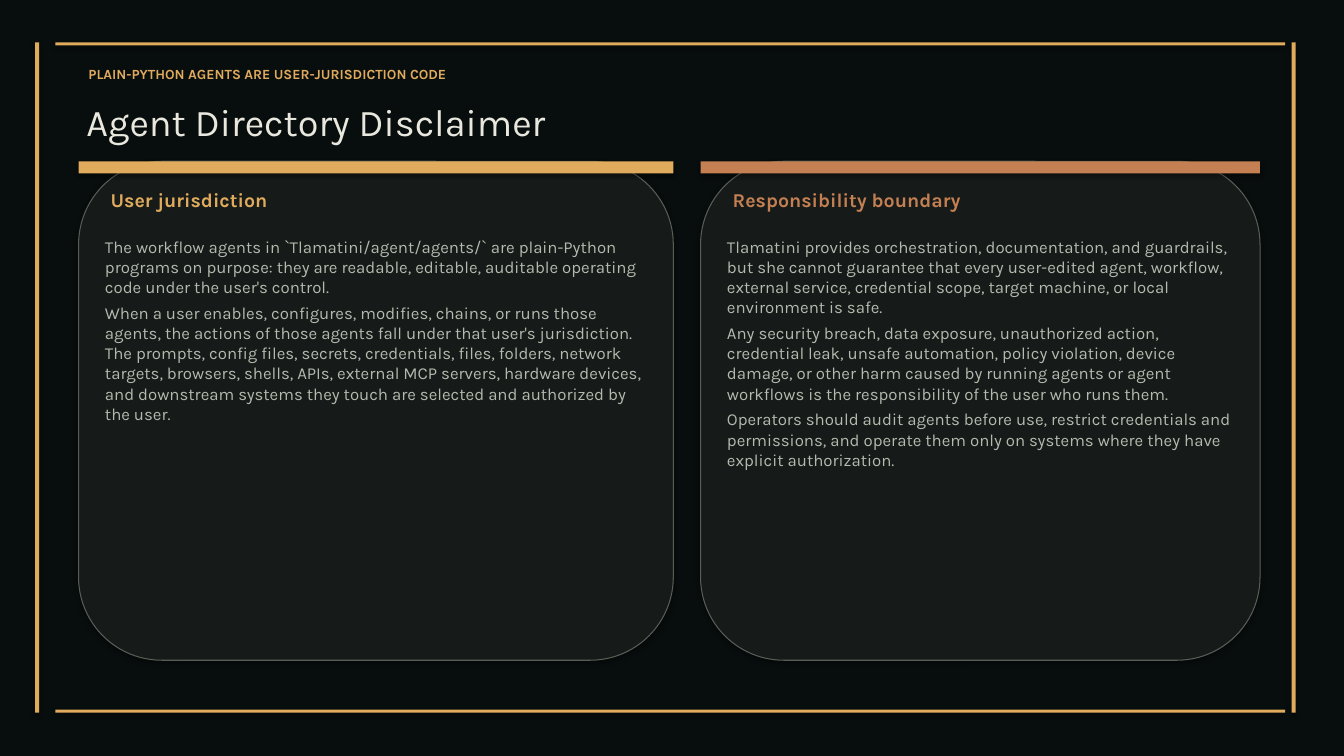
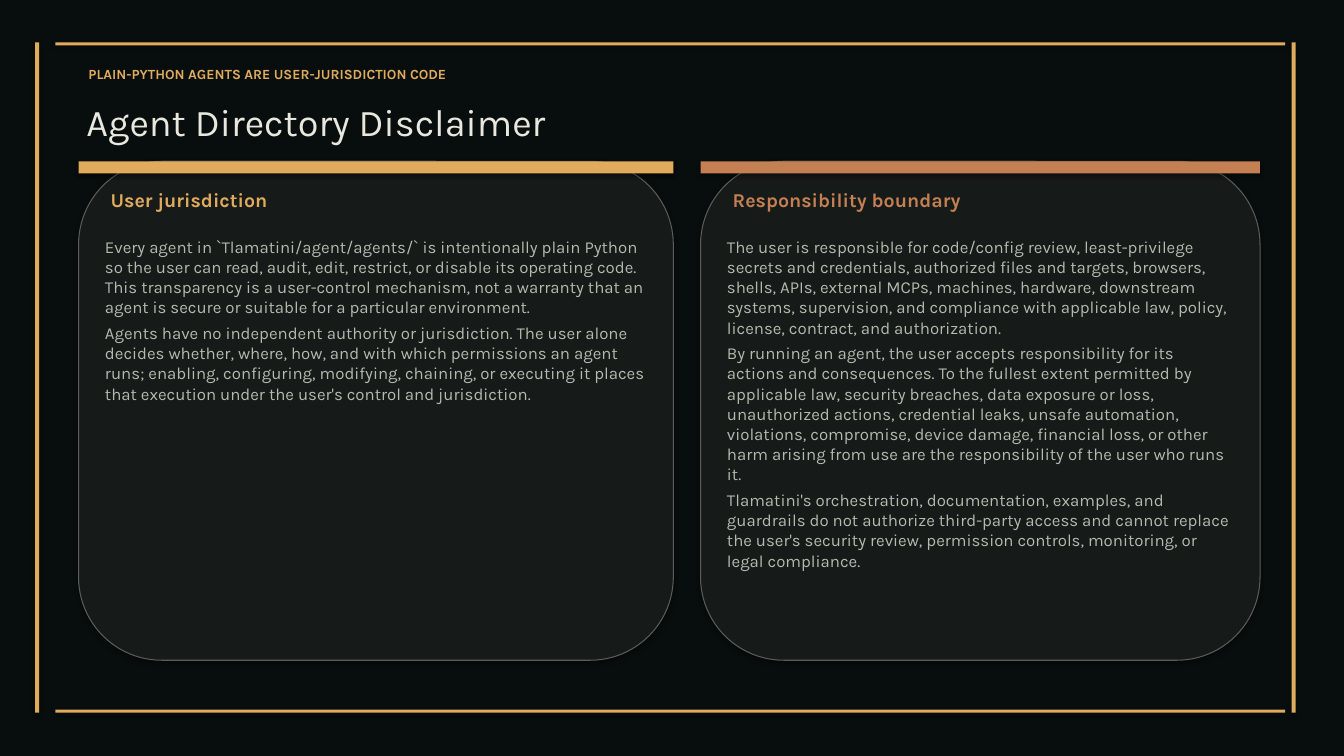
Before and after one commit to XAIHT/web-app, a slide deck: slide 3 of Tlamatini_eXtended_Artificial_Intelligence_Humanly_Tempered.pptx. Drawn at 1344x756 pixels with LibreOffice and Linux fonts; fonts in the diff are those of the drawing. Boxes give left, top, right and bottom in pixels: in the first picture for what was removed or moved away, otherwise in the second. Text is boxed around its words. In the diff, an @@ line names an element or a change of style, - is before the commit and + after.

Commit message:
Updatiing and bumping to Tlamatini v1.44.0, by Tlamatini's-AutoBot.

```diff
--- a/Tlamatini_eXtended_Artificial_Intelligence_Humanly_Tempered.pptx
+++ b/Tlamatini_eXtended_Artificial_Intelligence_Humanly_Tempered.pptx
@@ text at box(105, 240, 644, 404): text changed @@
-The workflow agents in `Tlamatini/agent/agents/` are plain-Python programs on purpose: they are readable, editable, auditable operating code under the user's control.
-When a user enables, configures, modifies, chains, or runs those agents, the actions of those agents fall under that user's jurisdiction. The prompts, config files, secrets, credentials, files, folders, network targets, browsers, shells, APIs, external MCP servers, hardware devices, and downstream systems they touch are selected and authorized by the user.
+Every agent in `Tlamatini/agent/agents/` is intentionally plain Python so the user can read, audit, edit, restrict, or disable its operating code. This transparency is a user-control mechanism, not a warranty that an agent is secure or suitable for a particular environment.
+Agents have no independent authority or jurisdiction. The user alone decides whether, where, how, and with which permissions an agent runs; enabling, configuring, modifying, chaining, or executing it places that execution under the user's control and jurisdiction.
@@ text at box(727, 240, 1229, 571): text changed @@
-Tlamatini provides orchestration, documentation, and guardrails, but she cannot guarantee that every user-edited agent, workflow, external service, credential scope, target machine, or local environment is safe.
-Any security breach, data exposure, unauthorized action, credential leak, unsafe automation, policy violation, device damage, or other harm caused by running agents or agent workflows is the responsibility of the user who runs them.
-Operators should audit agents before use, restrict credentials and permissions, and operate them only on systems where they have explicit authorization.
+The user is responsible for code/config review, least-privilege secrets and credentials, authorized files and targets, browsers, shells, APIs, external MCPs, machines, hardware, downstream systems, supervision, and compliance with applicable law, policy, license, contract, and authorization.
+By running an agent, the user accepts responsibility for its actions and consequences. To the fullest extent permitted by applicable law, security breaches, data exposure or loss, unauthorized actions, credential leaks, unsafe automation, violations, compromise, device damage, financial loss, or other harm arising from use are the responsibility of the user who runs it.
+Tlamatini's orchestration, documentation, examples, and guardrails do not authorize third-party access and cannot replace the user's security review, permission controls, monitoring, or legal compliance.
```
Also in this commit, not shown: 62 other slides changed, 20 slides added, 4 slides removed, 11 other files.
